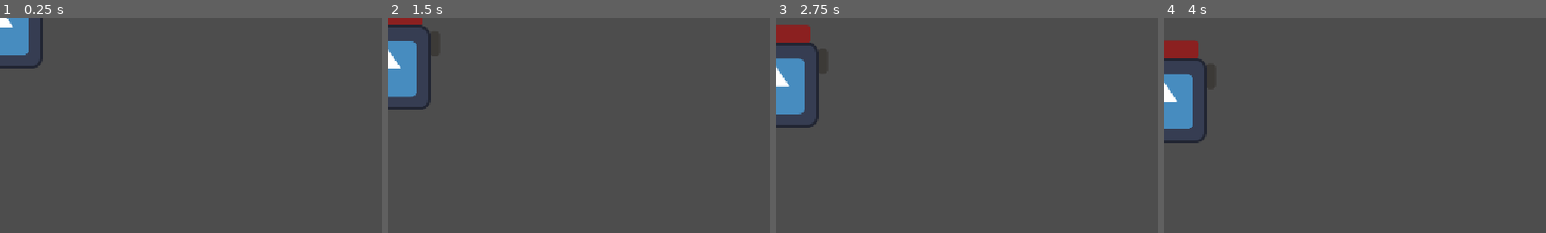
Above: before the commit, frames 1-4 (left to right).
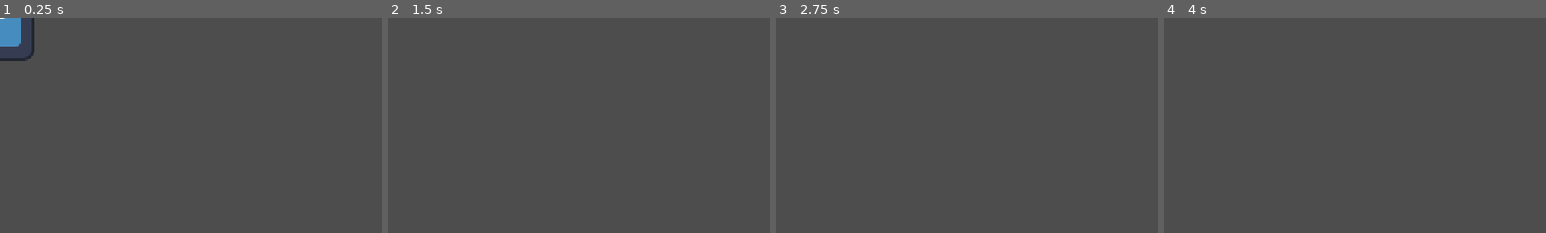
Above: after the commit, the same moments.

Repository: EmeraldDev52/GameOff2026
Game: Godot game, scene res://src/entities/enemies/Scenes/enemy.tscn
Same seed, same stepped clock (60 frames per second), same inputs: the game is played once before the commit and once after it. This scene is started directly instead of the project's main scene. The engine's default icon, where the game draws it, is replaced by a stand-in: a white triangle on a blue panel in a dark square.
Inputs (mouse positions are % of the whole screen's width and height, from its top left):
- Up to frame 1 (0.25 s): no input
- Up to frame 2 (1.5 s): move the mouse to (72, 45) at 0.52 s; hold D (move_right) 0.53-1.28 s; tap Space (dash) at 0.6 s; move the mouse to (30, 55) at 1.27 s; hold S (move_down) from 1.28 s (still down); click (30, 55) at 1.35 s
- Up to frame 3 (2.75 s): move the mouse to (60, 28) at 2.02 s; release S (move_down) at 2.03 s; hold D (move_right) from 2.03 s (still down); tap Space (dash) at 2.1 s
- Up to frame 4 (4 s): tap Enter at 2.75 s; move the mouse to (45, 70) at 2.77 s; release D (move_right) at 2.78 s; hold W (move_up) 2.78-3.53 s; click (45, 70) at 2.85 s; tap Space (dash) at 3.5, 3.6 s; move the mouse to (80, 65) at 3.52 s; hold A (move_left) from 3.53 s (still down)
The pictures show only the part of the screen within x 0-50%, y 0-50%; the shares and areas given below are measured in that part.

The runs differ from the first frame. In frame 1, 1.2% of the frame differs, in the area x 0-12%, y 0-24%; in frame 2, 2.8%; in frame 3, 3.3%, in the area x 0-12%, y 3-52%; in frame 4, 3.2%.

Commit message:
New enemy
the old enemy was stupid and glitchy i made sure this new one works.  The setup is easy you just have to add the patrol point in the level scene and then asign it to the enemy, i did leave a comment at the top of the enemy script

Diff:
--- a/project.godot
+++ b/project.godot
@@ -19,6 +19,11 @@
 
 window/stretch/mode="canvas_items"
 window/stretch/aspect="expand"
+
+[global_group]
+
+enemy=""
+player=""
 
 [input]
 
--- a/src/entities/enemies/Scenes/enemy.tscn
+++ b/src/entities/enemies/Scenes/enemy.tscn
@@ -1,13 +1,96 @@
-[gd_scene format=3 uid="uid://f2jikhlandil"]
+[gd_scene format=3 uid="uid://cnioqlvmrfobq"]
 
 [ext_resource type="Texture2D" uid="uid://4q335xxs2p" path="res://icon.svg" id="1_r5dps"]
-[ext_resource type="Script" uid="uid://bybxtbhax8u0g" path="res://src/entities/enemies/Scripts/enemy.gd" id="1_r3615"]
+
+[sub_resource type="GDScript" id="GDScript_7yjgi"]
+script/source = "extends CharacterBody2D
+
+#onready var player = get_node()   # if you rather use the scene just say preload(\"player scene\")
+@export var health := 100
+var dir := Vector2.ZERO
+@export var speed = 50
+@export var move_time := 2.0
+@export var idle_time := 1.5
+var rdir
+
+var current_states
+enum enemy_states {MOVERIGHT, MOVELEFT, MOVEUP, MOVEDOWN, IDLE}
+
+func _ready() -> void:
+	health = 100
+	random_generation()
+
+func _physics_process(delta: float) -> void:
+	$Health.value = health
+
+	match current_states:
+		enemy_states.MOVERIGHT:
+			dir = Vector2.RIGHT
+		enemy_states.MOVELEFT:
+			dir = Vector2.LEFT
+		enemy_states.MOVEUP:
+			dir = Vector2.UP
+		enemy_states.MOVEDOWN:
+			dir = Vector2.DOWN
+		enemy_states.IDLE:
+			dir = Vector2.ZERO
+
+	if $Alert.value == $Alert.max_value:
+		#dir = (player.position - position).normalized()
+		pass
+
+	# turn the vision cone to face where we're heading
+	if dir != Vector2.ZERO:
+		$Area2D.rotation = dir.angle() - PI / 2
+
+	velocity = dir * speed
+	move_and_slide()
+
+
+func random_generation():
+	rdir = randi() % 4
+	random_direction()
+	$MoveTimer.start(move_time)
+
+func start_idle():
+	current_states = enemy_states.IDLE
+	$MoveTimer.start(idle_time)
+
+func random_direction():
+	match rdir:
+		0:
+			current_states = enemy_states.MOVERIGHT
+		1:
+			current_states = enemy_states.MOVELEFT
+		2:
+			current_states = enemy_states.MOVEUP
+		3:
+			current_states = enemy_states.MOVEDOWN
+
+func _on_area_2d_body_entered(body: Node2D) -> void:
+	if body.is_in_group(\"player\"):
+		$AlerTimer.start()
+
+func _on_timer_timeout() -> void:
+	$Alert.value += 10
+
+func _on_area_2d_body_exited(body: Node2D) -> void:
+	if body.is_in_group(\"player\"):
+		$AlerTimer.stop()
+
+
+func _on_move_timer_timeout() -> void:
+	if current_states == enemy_states.IDLE:
+		random_generation()
+	else:
+		start_idle()
+"
 
 [sub_resource type="RectangleShape2D" id="RectangleShape2D_ahg1b"]
 size = Vector2(118, 118)
 
-[node name="Enemy" type="CharacterBody2D" unique_id=1824991520]
-script = ExtResource("1_r3615")
+[node name="Enemy" type="CharacterBody2D" unique_id=1824991520 groups=["enemy"]]
+script = SubResource("GDScript_7yjgi")
 
 [node name="Alert" type="ProgressBar" parent="." unique_id=1225091260]
 modulate = Color(0.845669, 0.5722509, 0.21383646, 1)
--- a/src/entities/enemies/Scripts/enemy.gd
+++ b/src/entities/enemies/Scripts/enemy.gd
@@ -1,81 +1,155 @@
 extends CharacterBody2D
+# ok so the patrol points is easy to set up,
+#you just have to add a patrol points node as a node 2d and as many markers 2d as you want
+# and asing it in the inspector in the level scene
 
-#onready var player = get_node()   # if you rather use the scene just say preload("player scene")
-@export var health := 100
-var dir := Vector2.ZERO
-@export var speed = 50
-@export var move_time := 2.0
-@export var idle_time := 1.5
-var rdir
+var player = null
+var patrol_points: Array[Marker2D] = []
+var current_point_index : int = 0
+var dir : Vector2 = Vector2.ZERO
+var facing_direction : Vector2 = Vector2.RIGHT
+var In_Vision : bool = false
+var player_pos : Vector2 = Vector2.ZERO
+var search_rotation : float = 0.0
+var search_direction : float = 1.0
 
-var current_states
-enum enemy_states {MOVERIGHT, MOVELEFT, MOVEUP, MOVEDOWN, IDLE}
+@export var speed : float = 300.0
+@export var min_wait_time: float = 2.0
+@export var max_wait_time: float = 7.0
+@export var patrol_points_parent : Node2D
 
-func _ready() -> void:
-	health = 100
-	random_generation()
+enum EnemyState {
+	PATROL,
+	WAITING,
+	CHASE,
+	ALERT,
+	INVESTIGATE
+}
+var current_state : EnemyState = EnemyState.PATROL
+
+func _ready() -> void:  # poopulates the marker 2D's
+	player = get_tree().get_first_node_in_group("player") as Node2D
+	for i in range(patrol_points_parent.get_child_count()):
+		patrol_points.append(patrol_points_parent.get_child(i) as Marker2D)
+
+
+func _on_vision_area_body_entered(body: Node2D) -> void:
+	if body.is_in_group("player"):
+		player = body
+		print("enter")
+		In_Vision = true
+		player_pos = body.global_position
+
+		if current_state == EnemyState.PATROL or current_state == EnemyState.WAITING:
+			$Alert.value = 0
+			$AlertTimer.start()
+			current_state = EnemyState.ALERT
+
+		if current_state == EnemyState.CHASE:
+			$GoBackTimer.stop()
+
+		if current_state == EnemyState.INVESTIGATE:
+			current_state = EnemyState.CHASE
+
+
+func _on_vision_area_body_exited(body: Node2D) -> void:
+	if body == player:
+		print("exit")
+		In_Vision = false
+
+		if current_state == EnemyState.CHASE:
+			$GoBackTimer.start()
+		if current_state == EnemyState.ALERT:
+			$AlertTimer.stop()
+			$Alert.value = 0
+			player_pos = player.global_position
+			current_state = EnemyState.PATROL
+
 
 func _physics_process(delta: float) -> void:
-	$Health.value = health
-
-	match current_states:
-		enemy_states.MOVERIGHT:
-			dir = Vector2.RIGHT
-		enemy_states.MOVELEFT:
-			dir = Vector2.LEFT
-		enemy_states.MOVEUP:
-			dir = Vector2.UP
-		enemy_states.MOVEDOWN:
-			dir = Vector2.DOWN
-		enemy_states.IDLE:
-			dir = Vector2.ZERO
-
-	if $Alert.value == $Alert.max_value:
-		#dir = (player.position - position).normalized()
-		pass
-
-	# turn the vision cone to face where we're heading
-	if dir != Vector2.ZERO:
-		$Area2D.rotation = dir.angle() - PI / 2
-
-	velocity = dir * speed
+	match current_state:
+		EnemyState.PATROL:
+			patrol()
+		EnemyState.WAITING:
+			waiting()
+		EnemyState.CHASE:
+			chase()
+		EnemyState.ALERT:
+			alert()
+		EnemyState.INVESTIGATE:
+			investigate(delta)
 	move_and_slide()
+	$VisionArea.rotation = facing_direction.angle()
 
 
-func random_generation():
-	rdir = randi() % 4
-	random_direction()
-	$MoveTimer.start(move_time)
+func _on_patrol_timer_timeout() -> void:
+	if current_state == EnemyState.WAITING:
+		current_point_index += 1
+		current_state = EnemyState.PATROL
 
-func start_idle():
-	current_states = enemy_states.IDLE
-	$MoveTimer.start(idle_time)
-
-func random_direction():
-	match rdir:
-		0:
-			current_states = enemy_states.MOVERIGHT
-		1:
-			current_states = enemy_states.MOVELEFT
-		2:
-			current_states = enemy_states.MOVEUP
-		3:
-			current_states = enemy_states.MOVEDOWN
-
-func _on_area_2d_body_entered(body: Node2D) -> void:
-	if body.is_in_group("player"):
-		$AlerTimer.start()
-
-func _on_timer_timeout() -> void:
-	$Alert.value += 10
-
-func _on_area_2d_body_exited(body: Node2D) -> void:
-	if body.is_in_group("player"):
-		$AlerTimer.stop()
+		if current_point_index > patrol_points.size() - 1:  # also works :current_point_index = (current_point_index + 1) % patrol_points.size()
+			current_point_index = 0    # resets to array 0
 
 
-func _on_move_timer_timeout() -> void:
-	if current_states == enemy_states.IDLE:
-		random_generation()
+func patrol():
+	dir = patrol_points[current_point_index].global_position - global_position
+	if dir.length() < 5:
+		current_state = EnemyState.WAITING
+		$PatrolTimer.wait_time = randf_range(min_wait_time, max_wait_time)
+		$PatrolTimer.start()
 	else:
-		start_idle()
+		velocity = dir.normalized() * speed
+		facing_direction = dir.normalized()
+
+
+func waiting():
+	dir = Vector2.ZERO
+	velocity = Vector2.ZERO
+
+func alert():
+	dir = Vector2.ZERO
+	velocity = Vector2.ZERO
+	if In_Vision:
+		facing_direction = (player.global_position - global_position).normalized()
+		player_pos = player.global_position
+		$Alert.value = $Alert.max_value * (1.0 - $AlertTimer.time_left / $AlertTimer.wait_time)
+	else:
+		facing_direction = (player_pos - global_position).normalized()
+
+
+
+func chase():
+	if In_Vision:
+		player_pos = player.global_position
+		dir = (player_pos - global_position).normalized()
+		facing_direction = dir
+		velocity = dir * speed
+	else:
+		if global_position.distance_to(player_pos) > 5:
+			dir = (player_pos - global_position).normalized()
+			facing_direction = dir
+			velocity = dir * speed
+		else:
+			velocity = Vector2.ZERO
+
+
+func investigate(delta):
+	velocity = Vector2.ZERO
+
+	search_rotation += 2.0 * delta
+	facing_direction = Vector2.RIGHT.rotated(search_rotation)
+	$Alert.value = $Alert.min_value * (1.0 - $AlertTimer.time_left / $AlertTimer.wait_time)
+
+
+func _on_alert_timer_timeout() -> void:
+	if current_state == EnemyState.ALERT and In_Vision:
+		current_state = EnemyState.CHASE
+
+
+func _on_go_back_timer_timeout() -> void:
+	if current_state == EnemyState.CHASE:
+		current_state = EnemyState.INVESTIGATE
+		$GoBackTimer.start()
+
+	elif current_state == EnemyState.INVESTIGATE:
+		current_state = EnemyState.PATROL
Not shown, changed: src/entities/enemies/Scripts/enemy.gd.uid
